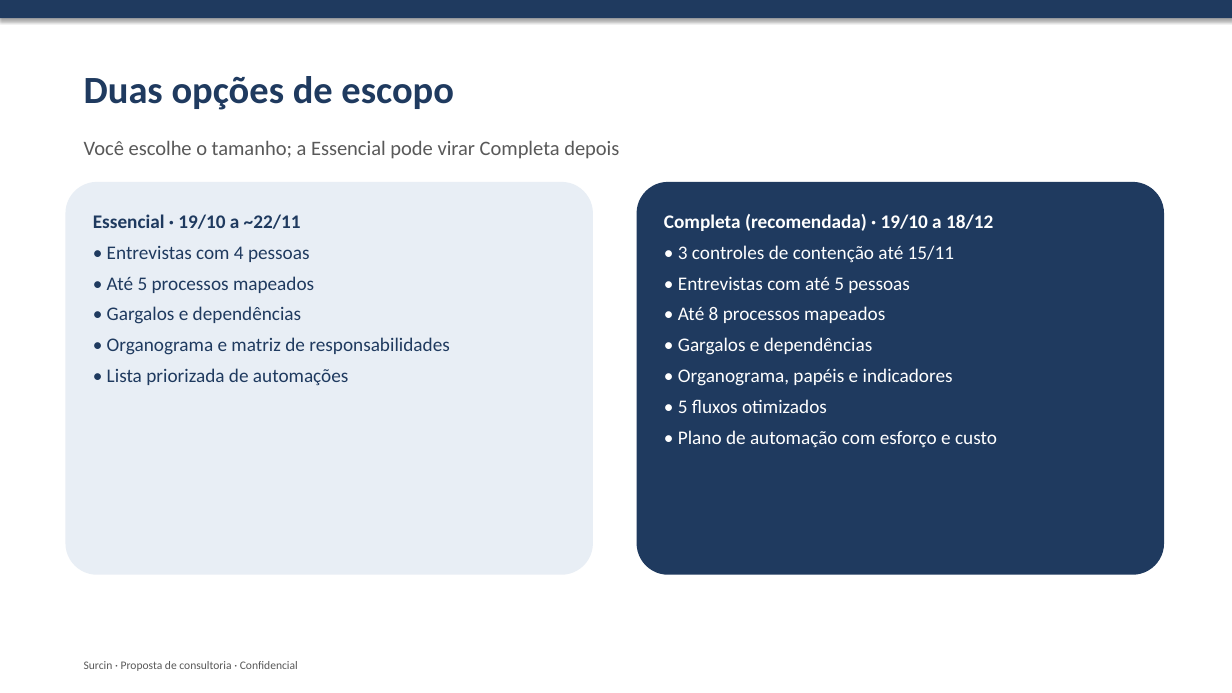
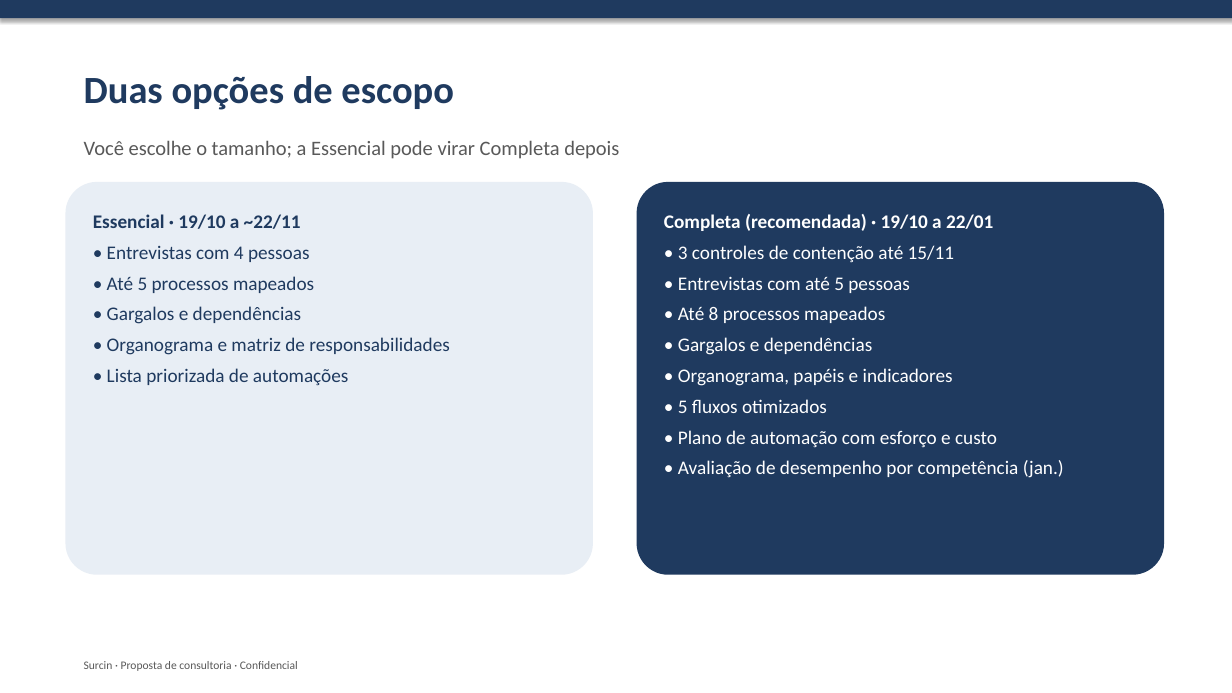
Before and after one commit to rromao-DS/Sourcin-Consultoria, a slide deck: slide 7 of proposta-surcin/06-apresentacao-proposta.pptx. Drawn at 1232x693 pixels with LibreOffice and Linux fonts; fonts in the diff are those of the drawing. Boxes give left, top, right and bottom in pixels: in the first picture for what was removed or moved away, otherwise in the second. Text is boxed around its words. In the diff, an @@ line names an element or a change of style, - is before the commit and + after.

```diff
--- a/proposta-surcin/06-apresentacao-proposta.pptx
+++ b/proposta-surcin/06-apresentacao-proposta.pptx
@@ text in rounded rectangle at (x1=664, y1=214, x2=993, y2=231): text changed @@
-Completa (recomendada) · 19/10 a 18/12
+Completa (recomendada) · 19/10 a 22/01
@@ text in rounded rectangle at (x1=678, y1=460, x2=1064, y2=478): paragraph added @@
+• Avaliação de desempenho por competência (jan.)
```
Also in this commit, not shown: 2 other slides changed, 7 other files.
